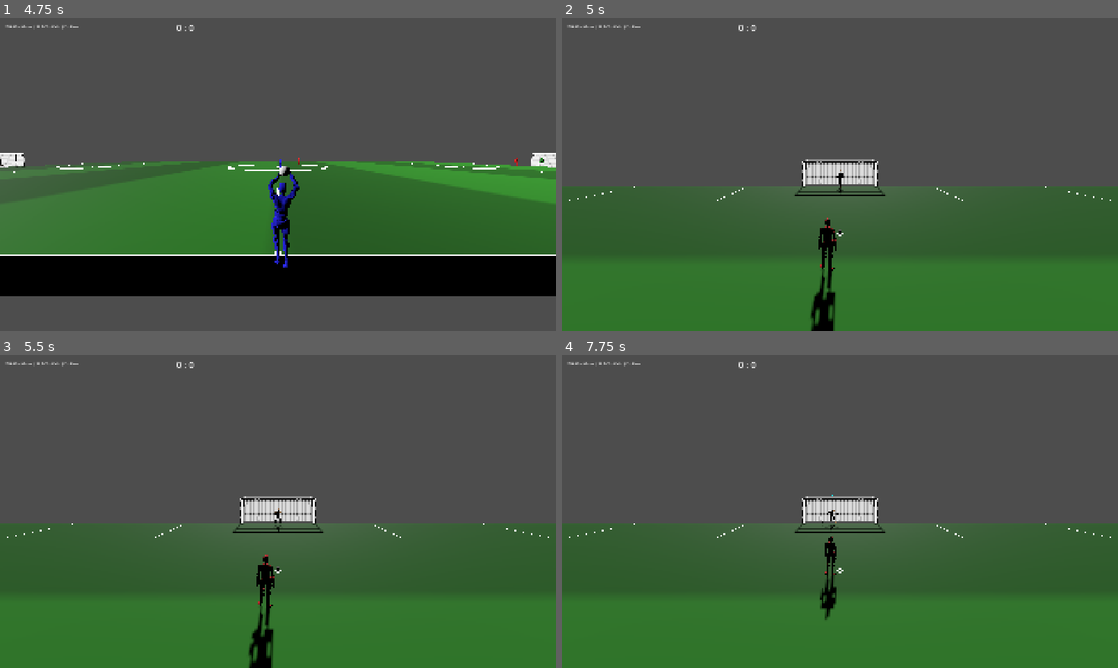
Above: before the commit, frames 1-4 (two rows, left to right).
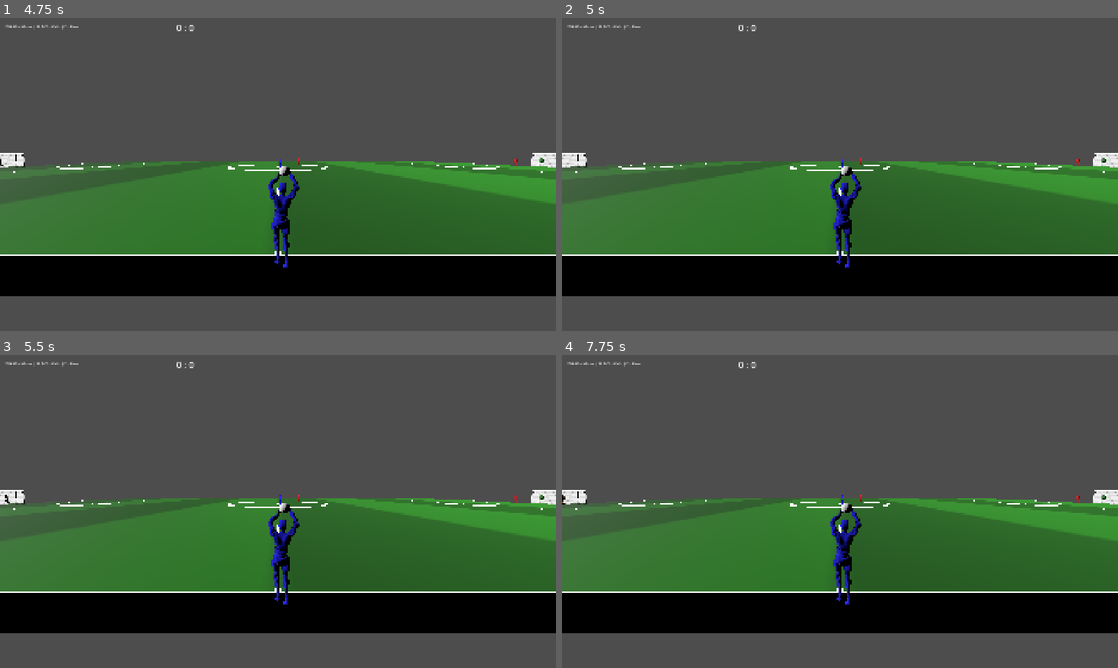
Above: after the commit, the same moments.

Repository: Churikov0112/open_football
Game: Godot game, scene res://scenes/main_menu.tscn
Two runs of this game, one before a commit and one after it. Both use one fixed random seed, a clock stepped at 60 frames per second and the inputs below.
Inputs (mouse positions are in pixels of both pictures, inside the frame that each line leads up to):
- Up to frame 1 (4.75 s): click "Start Match" at 0.5 s; tap Enter at 1.25, 2.75 s; move the mouse to (400, 158) at 1.27 s; hold R (foot_right) 1.28-2 s; tap 1 (camera_broadcast) at 1.35 s; click (400, 158) at 1.42 s; tap Space at 2, 4.25 s; drag from (166, 190) to (250, 237) at 2.02 s; move the mouse to (333, 105) at 2.77 s; hold R (foot_right) 2.78-3.5 s; hold E (combo_curl) 2.78-3.5 s; drag from (250, 237) to (111, 127) at 3.52 s; move the mouse to (444, 221) at 4.27 s; hold L (foot_left) from 4.28 s (still down); tap T (corner_call) at 4.35 s
- Up to frame 2 (5 s): keep holding L (foot_left); tap K (keeper_dive_debug, bound only before the commit) at 4.9 s
- Up to frame 3 (5.5 s): release L (foot_left) at 5 s; drag from (111, 464) to (194, 433) at 5.02 s
- Up to frame 4 (7.75 s): move the mouse to (867, 511) at 5.77 s; hold Down (move_back) 5.78-6.5 s; tap B (keeper_clear_directed) at 5.85 s; click (867, 511) at 5.92 s; drag from (756, 433) to (728, 527) at 6.52 s; move the mouse to (962, 495) at 7.27 s; hold Up (move_forward) from 7.28 s (still down); tap H (keeper_hand) at 7.35 s

Frame 1 is identical in both runs. In frame 2, 40% of the frame differs, in the area x 0-100%, y 43-100%; in frame 3, 40%; in frame 4, 40%.

Commit message:
@ feat(debug): пенальти в наши ворота — Alt+K вместо K (keeper_dive_debug)
_setup_inputs: опциональный "alt" в словаре actions → InputEventKey.alt_pressed. keeper_dive_debug
теперь Alt+K (голая K освобождена). Комментарии + CLAUDE.md обновлены. Inputs setup OK, baseline чист.

Co-Authored-By: Claude Opus 4.8 <noreply@anthropic.com>
@

Diff:
--- a/scripts/match/match_manager.gd
+++ b/scripts/match/match_manager.gd
@@ -263,7 +263,7 @@
 		&"combo_curl":      {"keys": [KEY_E],     "buttons": [JOY_BUTTON_RIGHT_SHOULDER], "axes": []},
 		&"pause":           {"keys": [KEY_ESCAPE],"buttons": [JOY_BUTTON_START], "axes": []},
 		&"penalty_debug":   {"keys": [KEY_P],     "buttons": [], "axes": []},
-		&"keeper_dive_debug": {"keys": [KEY_K], "buttons": [], "axes": []},
+		&"keeper_dive_debug": {"keys": [KEY_K], "buttons": [], "axes": [], "alt": true},   # Alt+K: пенальти в НАШИ ворота (играем вратаря)
 		&"keeper_hand":          {"keys": [KEY_H], "buttons": [JOY_BUTTON_A], "axes": []},
 		&"keeper_clear_center":  {"keys": [KEY_J], "buttons": [JOY_BUTTON_X], "axes": []},
 		&"keeper_clear_directed":{"keys": [KEY_B], "buttons": [JOY_BUTTON_B], "axes": []},
@@ -284,9 +284,11 @@
 			InputMap.erase_action(action)
 		InputMap.add_action(action)
 		InputMap.action_set_deadzone(action, 0.2)
+		var need_alt: bool = actions[action].get("alt", false)
 		for keycode in actions[action]["keys"]:
 			var ek := InputEventKey.new()
 			ek.keycode = keycode
+			ek.alt_pressed = need_alt   # true → срабатывает только с зажатым Alt (напр. Alt+K)
 			InputMap.action_add_event(action, ek)
 		for btn in actions[action]["buttons"]:
 			var eb := InputEventJoypadButton.new()
@@ -1138,7 +1140,7 @@
 	if Input.is_action_just_pressed(&"penalty_debug") and _keeper_at(-field_length) != null and not _celebrating:
 		_penalty.start_single(controlled_player, -field_length)
 		return
-	# K: пенальти В НАШИ ворота (+field_length, защищает наш team_1 вратарь) — бьёт СОПЕРНИК (team_2,
+	# Alt+K: пенальти В НАШИ ворота (+field_length, защищает наш team_1 вратарь) — бьёт СОПЕРНИК (team_2,
 	# ИИ через AIKickerIntent), человек играет за нашего вратаря (выбор зоны нырка стиком). Презентация —
 	# роль KEEPER (камера как у пенальти + cyan-маркер над вратарём, без ретикла/power_bar бьющего).
 	# controlled_player НЕ трогаем — после розыгрыша управление остаётся за нашим полевым игроком.
Not shown, changed: CLAUDE.md
